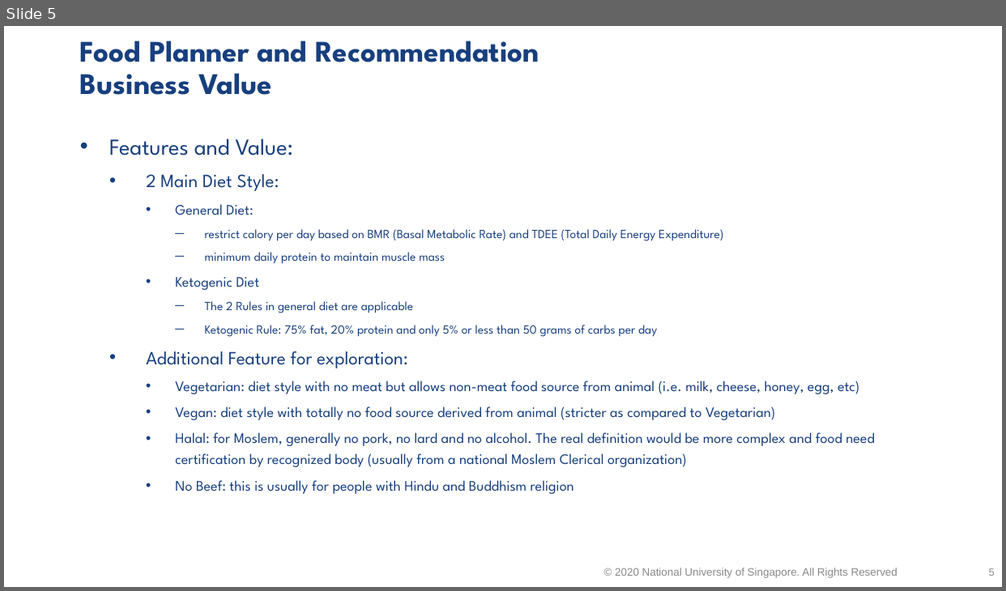
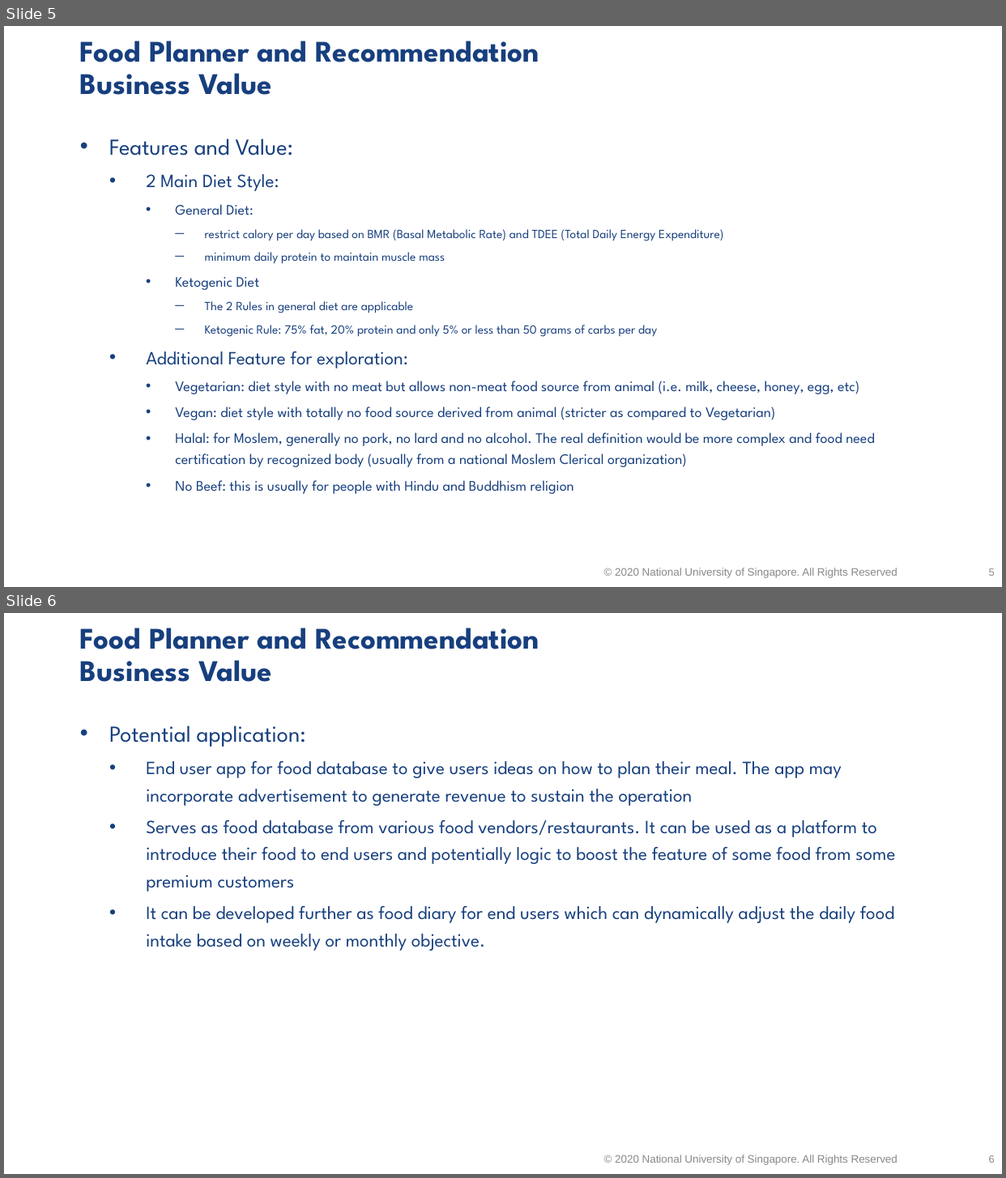
Before and after one commit to ISS-IS02PT/IRS-PM-ISY5001-2020-01-18-GROUP5-A.I.-Food-Recommender, a slide deck: Presentation/Mid-Project/IRS-Intelligent-Reasoning-Systems-Practice-Module-Mid-Project-Presenation_Grp5.pptx. Shown one above the other, each under a label of ours: slide 5 before the commit, slides 5 and 6 after it. The pictures are 1006x591 and 1006x1178 pixels, drawn with LibreOffice and Linux fonts; fonts in the diff are those of the drawing; background and template pictures are left out. Boxes give left, top, right and bottom in pixels: in the first picture for what was removed or moved away, otherwise in the second. Text is boxed around its words. In the diff, an @@ line names an element or a change of style, - is before the commit and + after.

Commit message:
HC: updated the pptx
update the pptx on business value

```diff
--- a/Presentation/Mid-Project/IRS-Intelligent-Reasoning-Systems-Practice-Module-Mid-Project-Presenation_Grp5.pptx
+++ b/Presentation/Mid-Project/IRS-Intelligent-Reasoning-Systems-Practice-Module-Mid-Project-Presenation_Grp5.pptx
@@ slide 6 added at <box>4,613,1002,1174</box>, background #FFFFFF @@
@@ title added at <box>80,628,539,682</box>, 28.8 pt, text #173F7E, bold @@
+Food Planner and Recommendation
+Business Value
@@ text added at <box>109,726,895,951</box>, 18 pt, text #173F7E @@
+• Potential application:
+  • End user app for food database to give users ideas on how to plan their meal. The app may incorporate advertisement to generate revenue to sustain the operation
+  • Serves as food database from various food vendors/restaurants. It can be used as a platform to introduce their food to end users and potentially logic to boost the feature of some food from some premium customers
+  • It can be developed further as food diary for end users which can dynamically adjust the daily food intake based on weekly or monthly objective.
@@ text added at <box>615,1155,897,1165</box>, 10.5 pt, text #898989 @@
+© 2020 National University of Singapore. All Rights Reserved
@@ page number added at <box>989,1156,995,1163</box>, 10 pt, text #8C8C8C @@
+6
```
